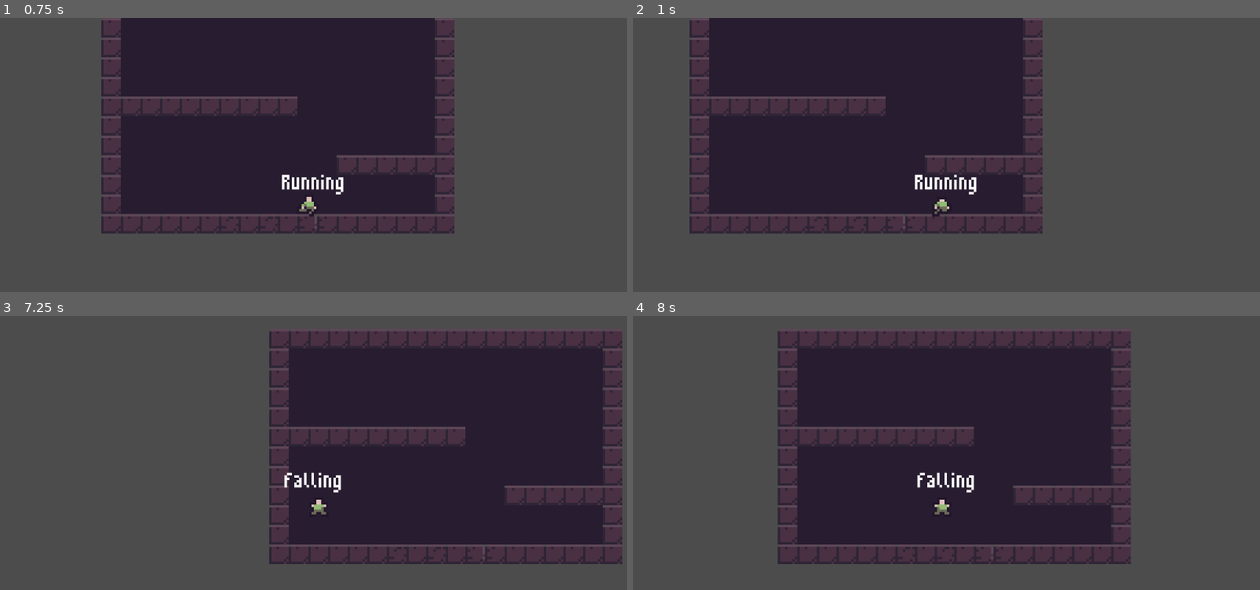
Above: before the commit, frames 1-4 (two rows, left to right).
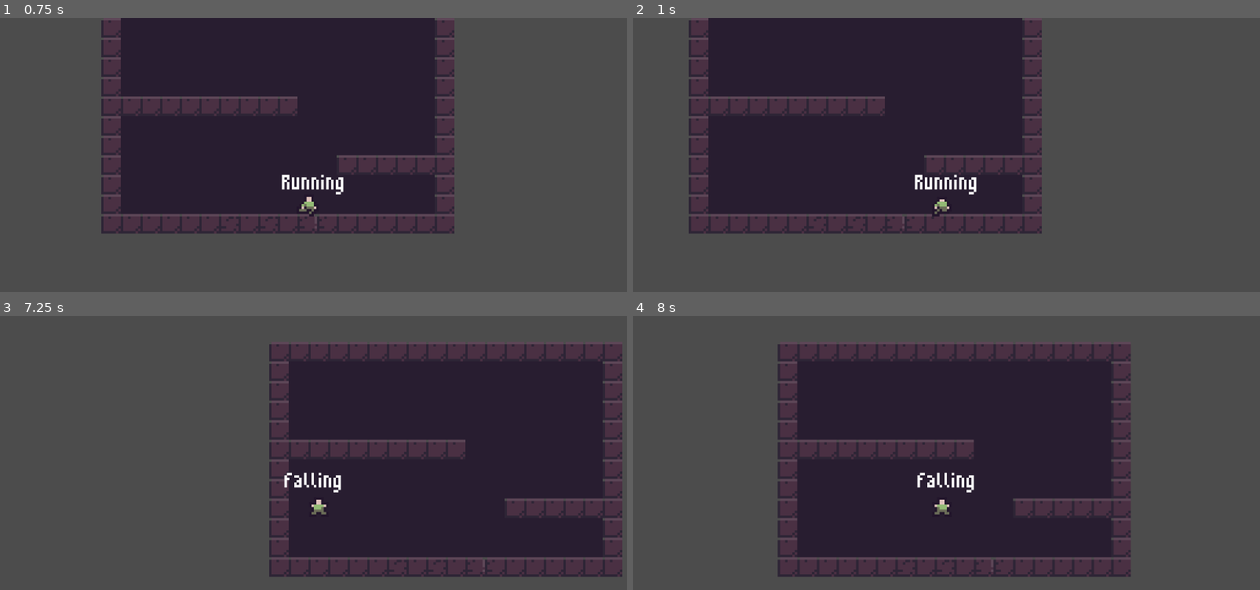
Above: after the commit, the same moments.

Repository: AGPritchard/state-machine
Game: Godot game, scene res://src/world/world.tscn
The game is run twice, just before and just after one commit, with the same random seed, the same clock (stepped at 60 frames per second) and the same inputs. The project has no main scene, so this scene is started directly.
Inputs:
- Up to frame 1 (0.75 s): tap Enter at 0.5 s; hold D (move_right) from 0.53 s (still down)
- Up to frame 2 (1 s): keep holding D (move_right); tap Space (jump) at 0.77 s
- Up to frame 3 (7.25 s): tap Space (jump) at 1.52, 3.02, 3.77, 4.52, 6.02, 6.77 s; release D (move_right) at 2.03 s; hold A (move_left) 2.03-2.78 s; hold D (move_right) 2.78-4.28 s; hold A (move_left) 4.28-5.03 s; hold D (move_right) 5.03-5.78 s; hold A (move_left) from 5.78 s (still down)
- Up to frame 4 (8 s): release A (move_left) at 7.28 s; hold D (move_right) from 7.28 s (still down); tap Space (jump) at 7.52 s

Frame 1 is identical in both runs. In frame 2, 0.4% of the frame differs, in the area x 8-66%, y 0-79%; in frame 3, 14%, in the area x 42-100%, y 5-96%; in frame 4, 13%.

Commit message:
Update collision shape

Diff:
--- a/src/player/player.tscn
+++ b/src/player/player.tscn
@@ -43,7 +43,7 @@
 
 [sub_resource type="CapsuleShape2D" id=2]
 radius = 3.0
-height = 4.0
+height = 2.0
 
 [sub_resource type="DynamicFontData" id=3]
 font_path = "res://assets/font/m3x6.ttf"
@@ -59,6 +59,7 @@
 animation = "idle"
 
 [node name="CollisionShape2D" type="CollisionShape2D" parent="."]
+position = Vector2( 0, 1 )
 shape = SubResource( 2 )
 
 [node name="StateLabel" type="Label" parent="."]
